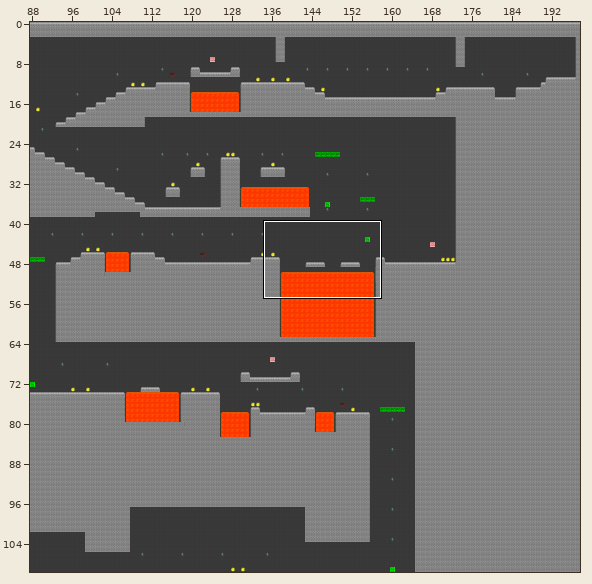
A Tiled map gets an edit: Project2/assets/data/Level1/Level1.tmx. Above, an overview of the earlier version with the close-up marked.
Close-up. First the earlier version:
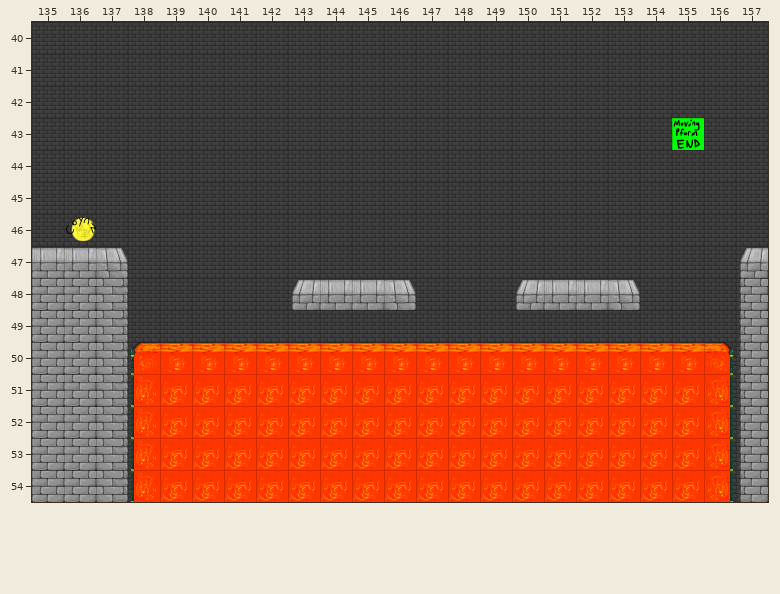
Cells are 64x64 px. Shown: x 135..157, y 40..54. The commit also changed other parts of the map, which this record leaves out.
Once edited:
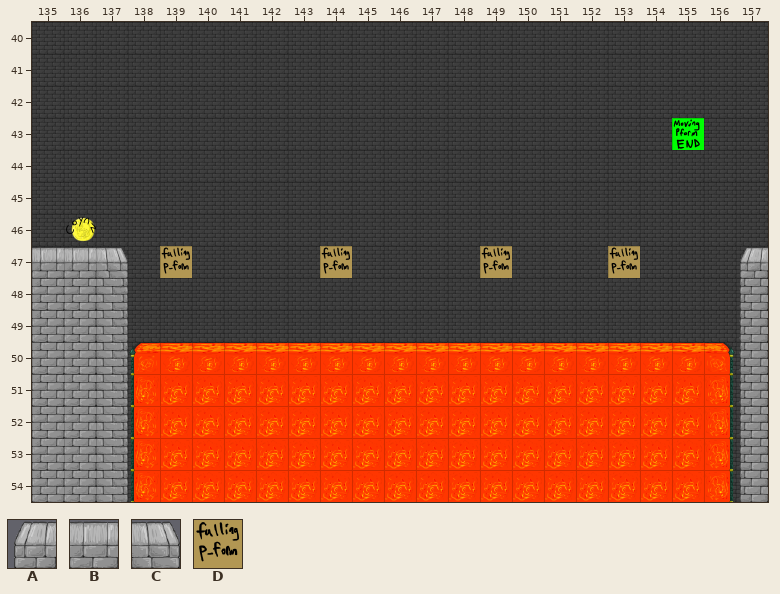
Key: from "tiles1": A 2, B 3, C 4, D 78.
_ is an empty cell.
Tiles of an added or newly shown layer are drawn over the layers below it.
Diff:
Layer "Walls":
y 48: x 143..146 ABBC -> ____; x 150..153 ABBC -> ____
Layer "Falling" (added):
y 47: x 139 _ -> D; x 144 _ -> D; x 149 _ -> D; x 153 _ -> D
